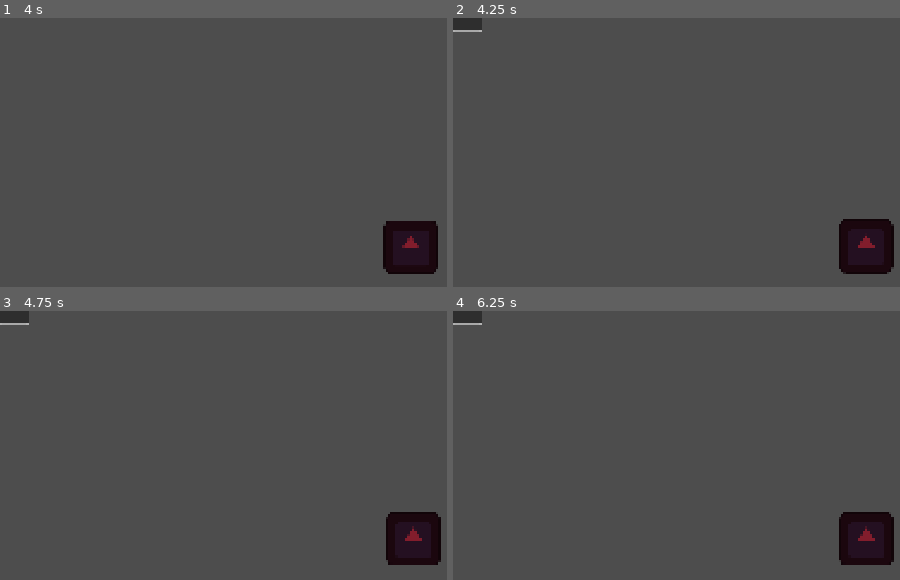
Above: before the commit, frames 1-4 (two rows, left to right).
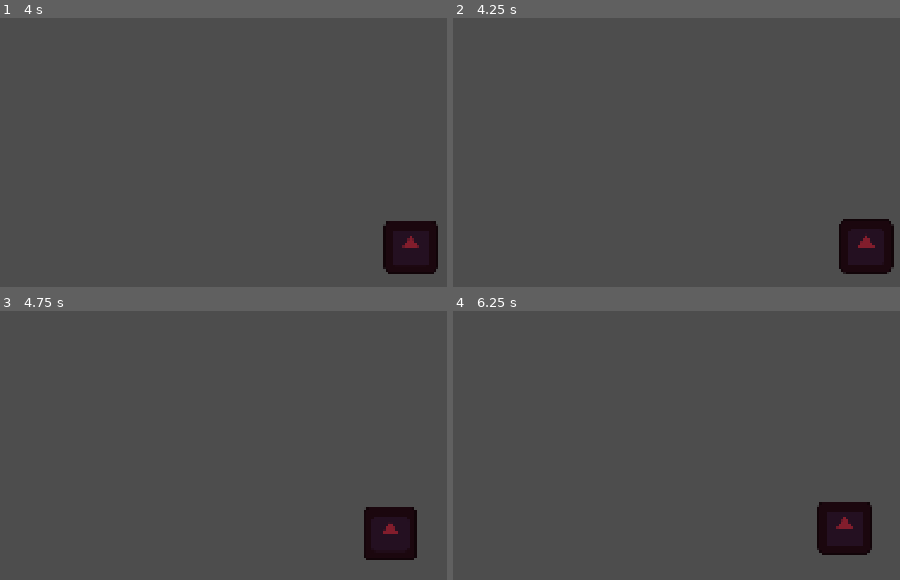
Above: after the commit, the same moments.

Repository: Zathmier/necromancer-game-public
Game: Godot game, scene res://scenes/main.tscn
Two runs of this game, one before a commit and one after it. Both use one fixed random seed, a clock stepped at 60 frames per second and the inputs below. The engine's default icon, where the game draws it, is replaced by a stand-in: a white triangle on a blue panel in a dark square.
Inputs (mouse positions are in pixels of both pictures, inside the frame that each line leads up to):
- Up to frame 1 (4 s): tap Enter at 0.5, 2 s; move the mouse to (outside the picture) at 0.52 s; click (outside the picture) at 0.67 s; tap Space at 1.25, 2.75 s; move the mouse to (241, 265) at 1.27 s; click (241, 265) at 1.42 s; move the mouse to (outside the picture) at 2.02 s; click (outside the picture) at 2.17 s; move the mouse to (outside the picture) at 2.77 s; click (outside the picture) at 2.92 s; move the mouse to (outside the picture) at 3.52 s; click (outside the picture) at 3.67 s
- Up to frame 2 (4.25 s): tap F1 (toggle_console) at 4.15 s
- Up to frame 3 (4.75 s): move the mouse to (160, 469) at 4.27 s; click (160, 469) at 4.42 s
- Up to frame 4 (6.25 s): tap Enter at 5 s; move the mouse to (891, 536) at 5.02 s; click (891, 536) at 5.17 s; tap Space at 5.75 s; move the mouse to (734, 423) at 5.77 s; click (734, 423) at 5.92 s

Frame 1 is identical in both runs. In frame 2, 0.3% of the frame differs, in the area x 0-7%, y 0-6%; in frame 3, 2.9%; in frame 4, 3.1%, in the area x 0-99%, y 0-95%.

Commit message:
Console UI: add OutputLog, Bus console_output, wire router & UI

Diff:
--- a/scenes/ui/console.tscn
+++ b/scenes/ui/console.tscn
@@ -4,17 +4,28 @@
 
 [node name="Console" type="Control"]
 layout_mode = 3
+anchors_preset = 2
+anchor_top = 1.0
+anchor_bottom = 1.0
+offset_right = 600.0
+offset_bottom = 200.0
+grow_vertical = 0
+script = ExtResource("1_vh00w")
+
+[node name="VBoxContainer" type="VBoxContainer" parent="."]
+layout_mode = 1
 anchors_preset = 15
 anchor_right = 1.0
 anchor_bottom = 1.0
 grow_horizontal = 2
 grow_vertical = 2
-script = ExtResource("1_vh00w")
 
-[node name="InputLine" type="LineEdit" parent="."]
+[node name="OutputLog" type="RichTextLabel" parent="VBoxContainer"]
 unique_name_in_owner = true
-layout_mode = 0
-offset_right = 68.5625
-offset_bottom = 31.0
+layout_mode = 2
 
-[connection signal="text_submitted" from="InputLine" to="." method="_on_input_line_text_submitted"]
+[node name="InputLine" type="LineEdit" parent="VBoxContainer"]
+unique_name_in_owner = true
+layout_mode = 2
+
+[connection signal="text_submitted" from="VBoxContainer/InputLine" to="." method="_on_input_line_text_submitted"]
--- a/scripts/autoload/Bus.gd
+++ b/scripts/autoload/Bus.gd
@@ -1,11 +1,14 @@
 extends Node
-# No class_name — we will reference the autoload name "Bus"
 
 signal console_command(text: String)
 signal toggle_console()
+signal console_output(text: String)  # NEW
 
 func send_console(text: String) -> void:
 	emit_signal("console_command", text)
 
 func request_toggle_console() -> void:
 	emit_signal("toggle_console")
+
+func send_output(text: String) -> void:  # NEW
+	emit_signal("console_output", text)
--- a/scripts/autoload/ConsoleRouter.gd
+++ b/scripts/autoload/ConsoleRouter.gd
@@ -15,18 +15,22 @@
 	var cmd := parts[0].to_lower()
 	var args := parts.slice(1, parts.size())
 	if not commands.has(cmd):
+		Bus.send_output("Unknown command: %s" % cmd)
 		Log.w("Console", "Unknown command: %s" % cmd)
 		return
 	commands[cmd]["fn"].call(args)
 
 func _register_default() -> void:
 	register_cmd("help", func(_a):
-		var ks := commands.keys()
-		ks.sort()
+		var ks := commands.keys(); ks.sort()
 		for k in ks:
-			Log.i("Console", "%s — %s" % [k, commands[k]["desc"]])
+			var line := "%s — %s" % [k, commands[k]["desc"]]
+			Bus.send_output(line)
+			Log.i("Console", line)
 	, "List commands")
 
 	register_cmd("echo", func(a):
-		Log.i("Console", " ".join(a))
+		var line := " ".join(a)
+		Bus.send_output(line)
+		Log.i("Console", line)
 	, "Echo text")
--- a/scripts/ui/Console.gd
+++ b/scripts/ui/Console.gd
@@ -1,10 +1,17 @@
 extends Control
 
 @onready var input_line: LineEdit = %InputLine
+@onready var output_log: RichTextLabel = %OutputLog
 
 func _ready() -> void:
 	visible = false
 	Bus.toggle_console.connect(_on_toggle)
+	Bus.console_output.connect(_on_console_output)  # listen for router output
+
+	# Keep the log scrolled to the bottom automatically
+	if is_instance_valid(output_log):
+		output_log.scroll_active = true
+		output_log.scroll_following = true
 
 func _unhandled_input(event: InputEvent) -> void:
 	if event.is_action_pressed("toggle_console"):
@@ -16,8 +23,15 @@
 	if visible and is_instance_valid(input_line):
 		input_line.grab_focus()
 
+func _on_console_output(text: String) -> void:
+	if not is_instance_valid(output_log):
+		return
+	output_log.append_text(text + "\n")
+
 func _on_InputLine_text_submitted(text: String) -> void:
 	if text.strip_edges().is_empty():
 		return
+	# Echo the command itself in the UI
+	Bus.send_output("> " + text)
 	Bus.send_console(text)
 	input_line.clear()
